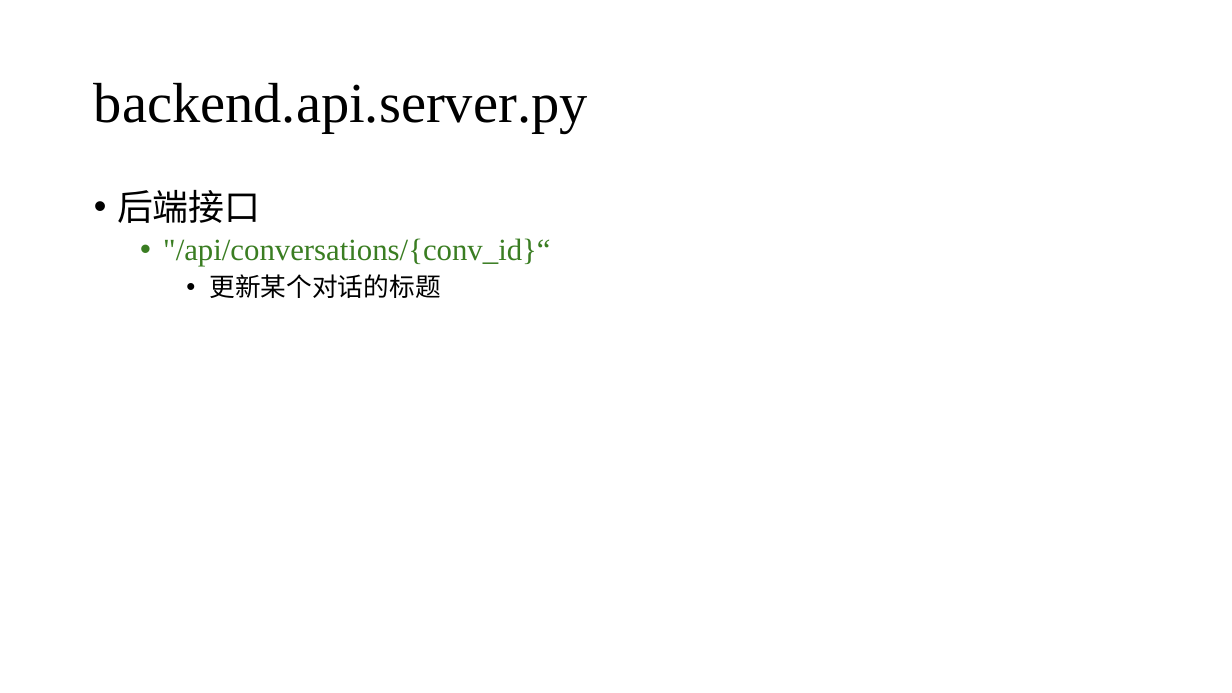
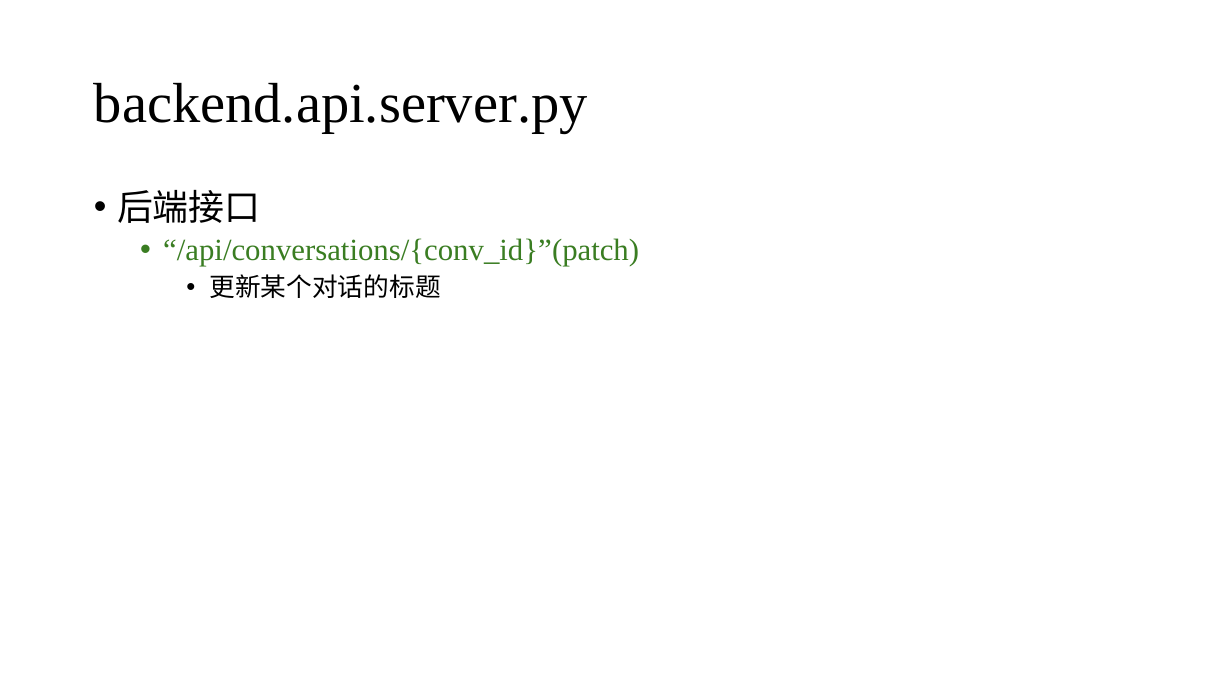
Before and after one commit to BeatGene/Bioinformatics_Agent, a slide deck: slide 21 of PPT/Bioinformatics_Agent_Architecture.pptx. Drawn at 1232x693 pixels with LibreOffice and Linux fonts; fonts in the diff are those of the drawing. Boxes give left, top, right and bottom in pixels: in the first picture for what was removed or moved away, otherwise in the second. Text is boxed around its words. In the diff, an @@ line names an element or a change of style, - is before the commit and + after.

```diff
--- a/PPT/Bioinformatics_Agent_Architecture.pptx
+++ b/PPT/Bioinformatics_Agent_Architecture.pptx
@@ text at bbox=[163, 238, 639, 266]: text changed @@
-  • "/api/conversations/{conv_id}“
+  • “/api/conversations/{conv_id}”(patch)
```
Also in this commit, not shown: 1 slide added, 2 slides removed, 26 other files.
